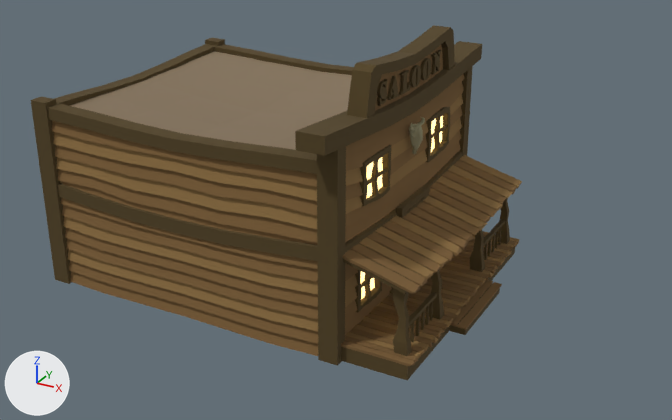
The glTF model public/models/buildings/saloon/saloon_002.glb: old version first, new version second.
Before and after are seen from a 50 mm lens placed at (16.73, -21.67, 12.77), pointed at (5.16, -0.62, 2.24). Every picture has the same lights, and +X, +Y and +Z are marked at lower left. The first picture is the older version. Where no turn or scale is listed for an object, it has been applied to the vertices.

Script lines for the objects in view, before the commit:
```python
me_cube_010 = bpy.data.meshes.new('Cube.010')
me_cube_010.from_pydata(...)  # 6701 vertices, 11424 faces; spans x -2.38..9.5, y -4.84..4.84, z -0.25..7.05
# faces by material slot: [4340, 4226, 2018, 2, 742, 96]
me_cube_010.materials.append(mat_wooddark_002)  # brown #52411f
me_cube_010.materials.append(mat_woodbright2_002)  # brown #7a5d35
me_cube_010.materials.append(mat_woodbright_002)  # brown #8a6c3f
me_cube_010.materials.append(mat_material_004)  # brown #7c6c50, glowing yellow #ffe199
me_cube_010.materials.append(mat_skull_001)  # yellow #948e6e
me_cube_010.materials.append(mat_roof_001)  # brown #86755d
ob_cube_010 = bpy.data.objects.new('Cube.010', me_cube_010)
ob_cube_010.location = (0.0, 0.0, 0.0)
```
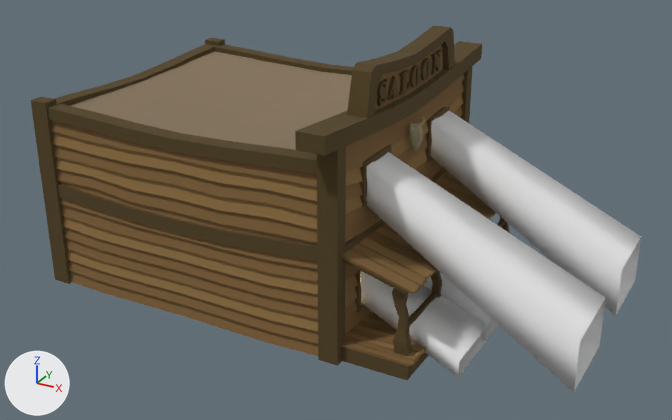
Location of each change, [x1, y1, x2, y2] in pixels of the pictures (672 x 420 px):
'WindowLightShafts', added: after [361, 111, 641, 393]

What changed in the scene script:
```text
Add me_windowlightshafts:
    me_windowlightshafts.from_pydata(...)  # 80 vertices, 120 faces; spans x 7.05..12.84, y -3.24..3.24, z -0.23..4.61
Add ob_windowlightshafts:
    ob_windowlightshafts = bpy.data.objects.new('WindowLightShafts', me_windowlightshafts)
    ob_windowlightshafts.location = (0.0, 0.0, 0.0)
```
